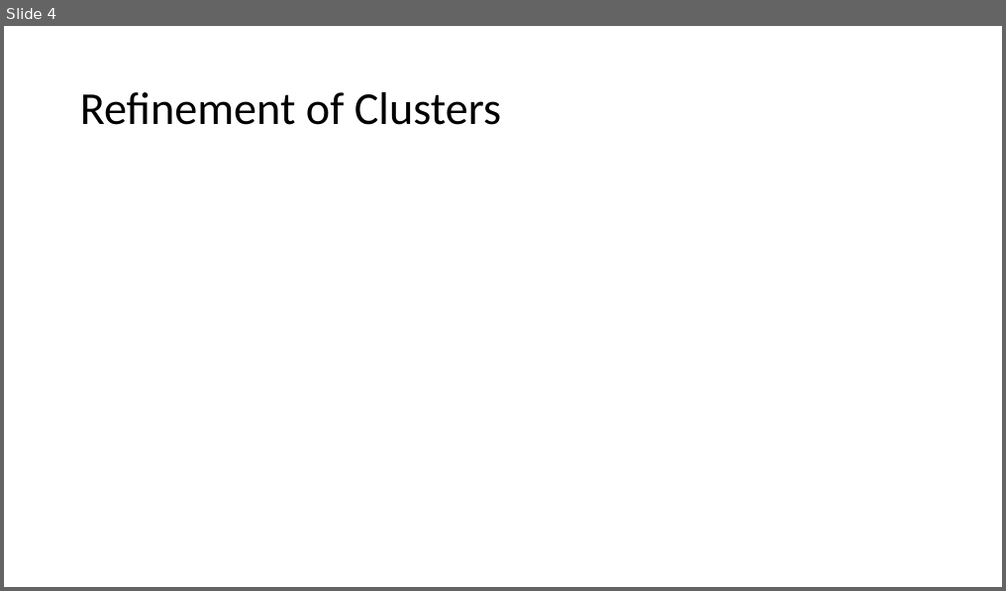
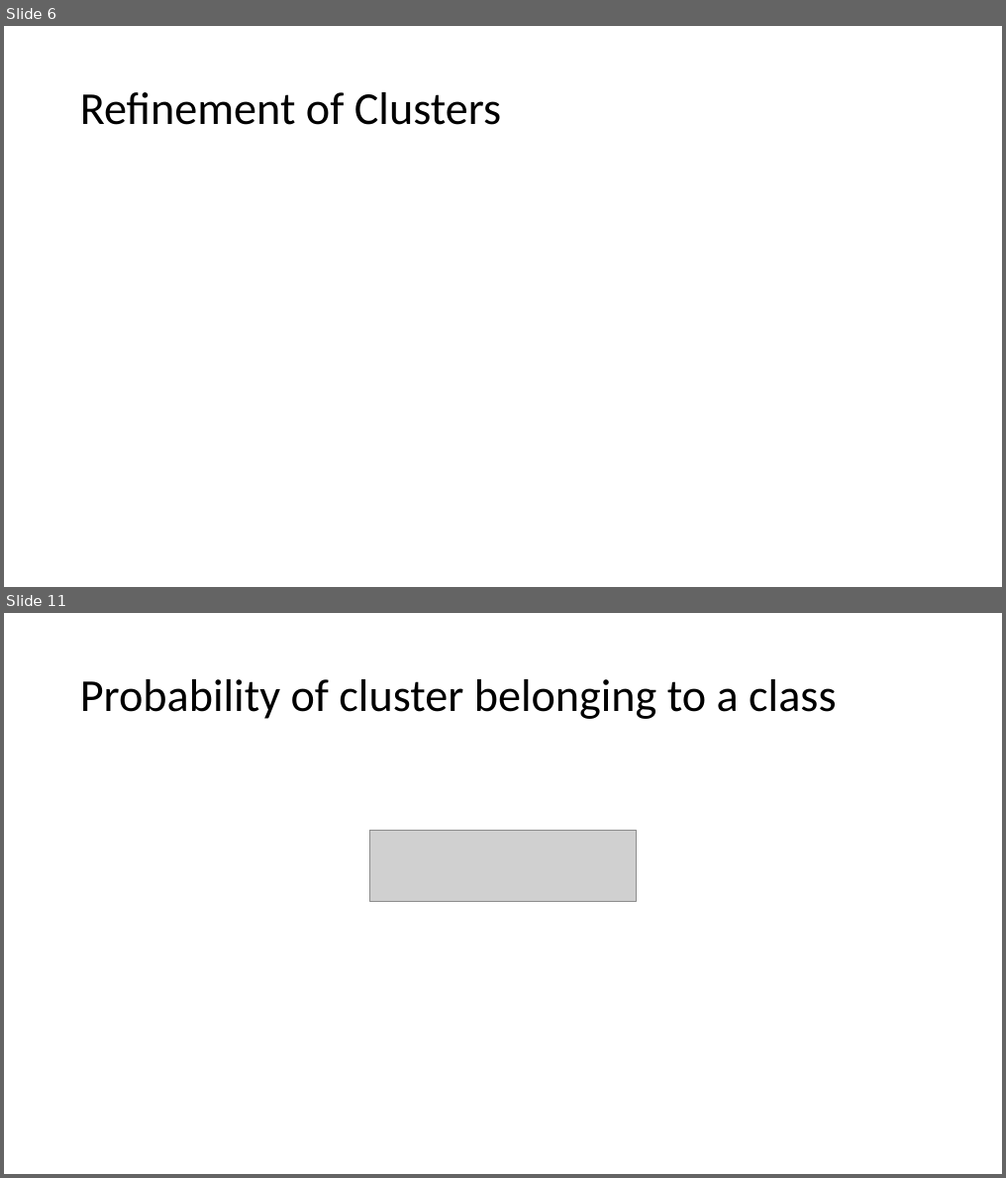
Before and after one commit to arunabh98/Heterogeneity-Symmetry-Tomography, a slide deck: reports/Project Status 9.pptx. Shown one above the other, each under a label of ours: slide 4 before the commit, slides 6 and 11 after it; the slides between them are not shown. The pictures are 1006x591 and 1006x1178 pixels, drawn with LibreOffice and Linux fonts; fonts in the diff are those of the drawing; grey boxes stand for pictures. Boxes give left, top, right and bottom in pixels: in the first picture for what was removed or moved away, otherwise in the second. Text is boxed around its words. In the diff, an @@ line names an element or a change of style, - is before the commit and + after.

```diff
--- a/reports/Project Status 9.pptx
+++ b/reports/Project Status 9.pptx
@@ slide 11 added at <box>4,613,1002,1174</box>, background #FFFFFF @@
@@ title added at <box>80,679,836,719</box>, 44 pt, text #000000 @@
+Probability of cluster belonging to a class
@@ picture added at <box>369,830,637,902</box> @@
@@ what was slide 4 is now slide 6 @@
```
Also in this commit, not shown: 2 slides changed, 5 other slides added, 49 other files.
